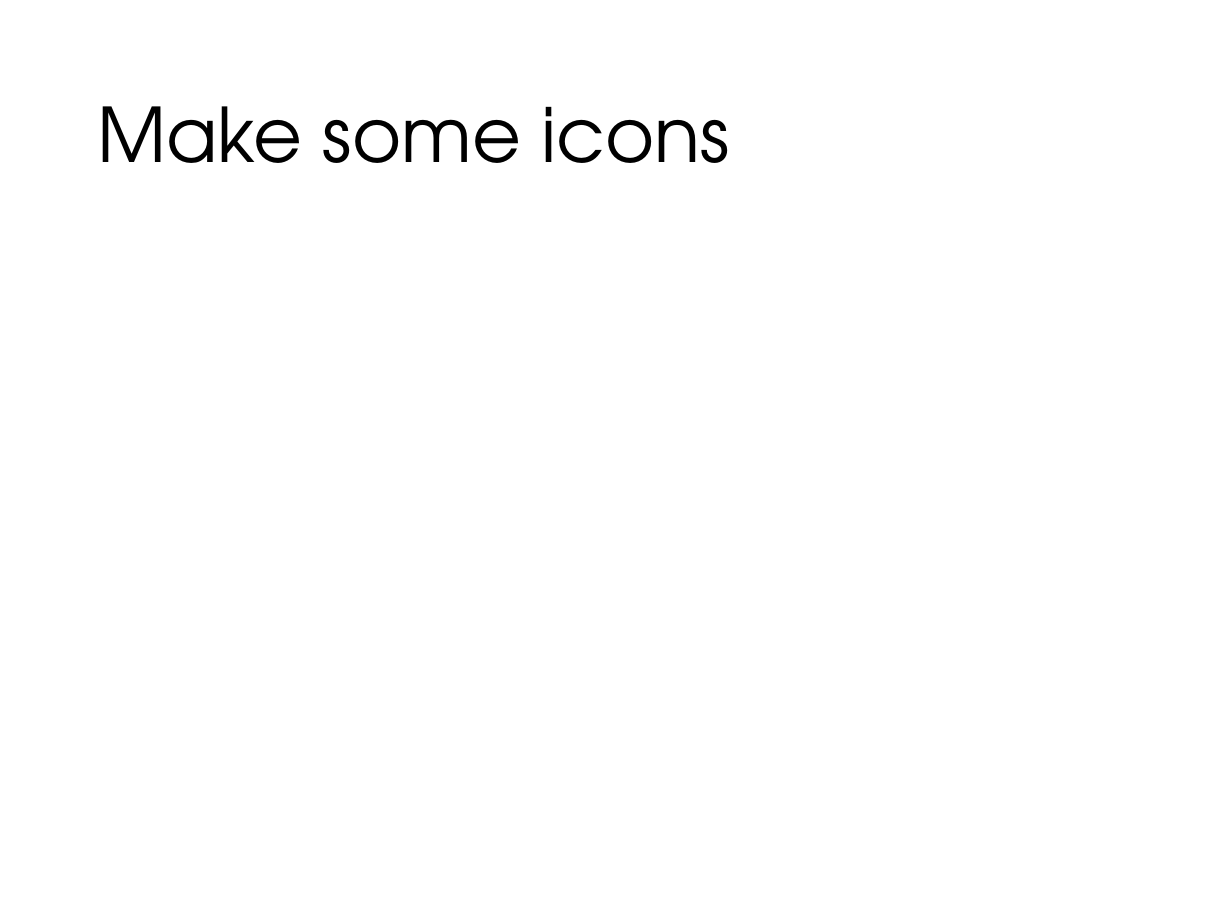
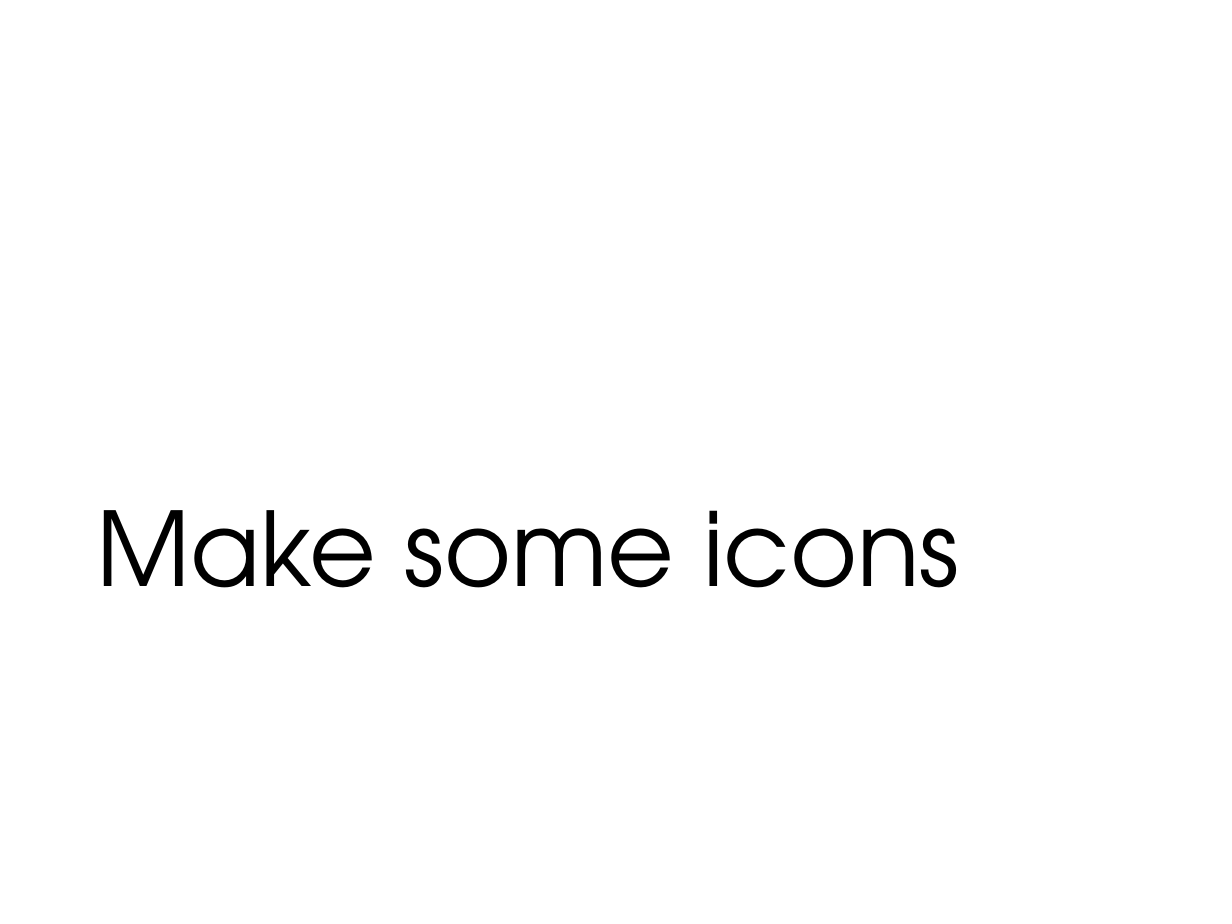
Before and after one commit to MicheleTobias/OpenSourceCartography, a slide deck: slide 11 of Talk/Slides/Custom QGIS Symbols with Inkscape.pptx. Drawn at 1232x924 pixels with LibreOffice and Linux fonts; fonts in the diff are those of the drawing; background and template pictures are left out. Boxes give left, top, right and bottom in pixels: in the first picture for what was removed or moved away, otherwise in the second. Text is boxed around its words. In the diff, an @@ line names an element or a change of style, - is before the commit and + after.

```diff
--- a/Talk/Slides/Custom QGIS Symbols with Inkscape.pptx
+++ b/Talk/Slides/Custom QGIS Symbols with Inkscape.pptx
@@ title "Make some icons": place and size @@
-title "Make some icons" at bbox=[97, 106, 730, 163]
+title "Make some icons" at bbox=[96, 510, 960, 588]
@@ title "Make some icons" at bbox=[96, 510, 960, 588]: size 44 to 60 pt; vertical alignment middle to bottom @@
```
Also in this commit, not shown: 1 other slide changed, 2 other files.
